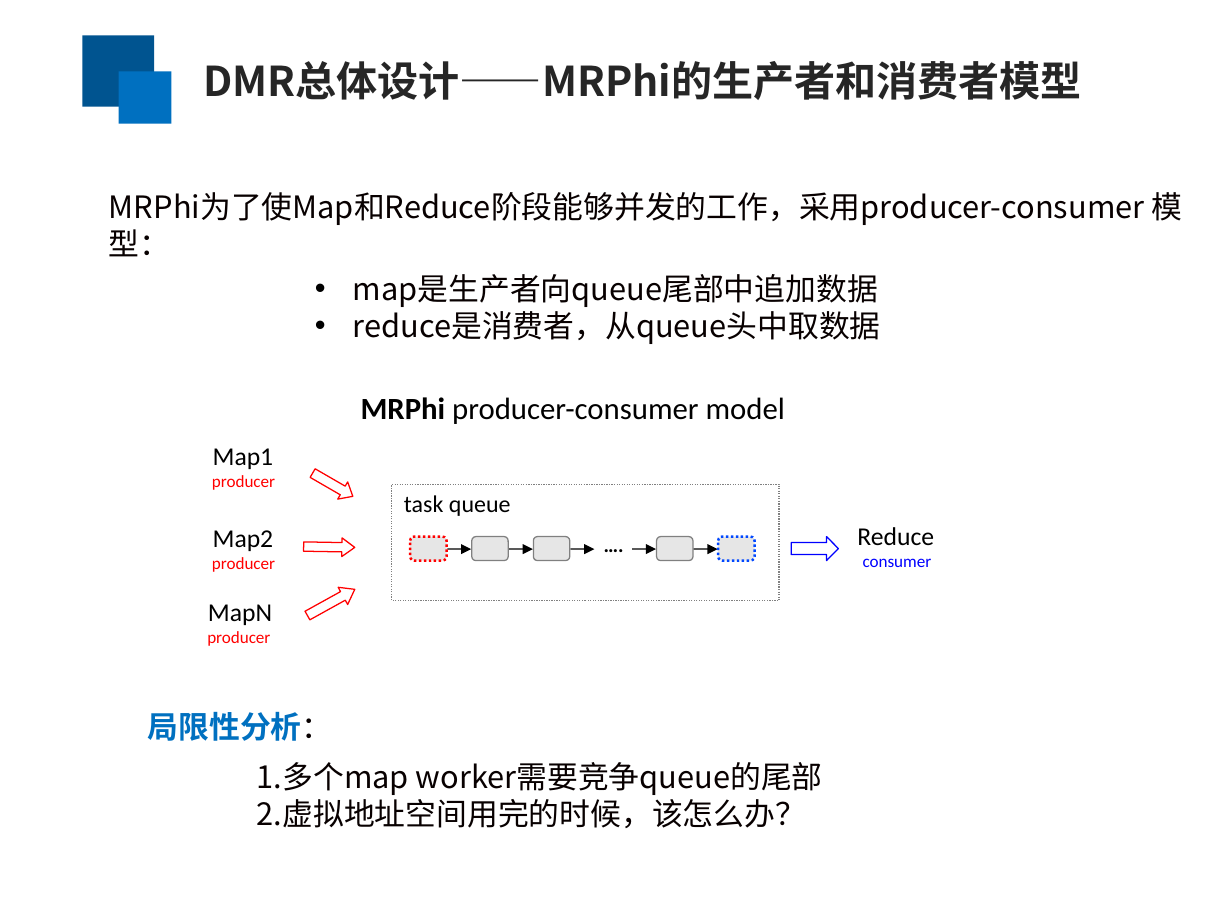
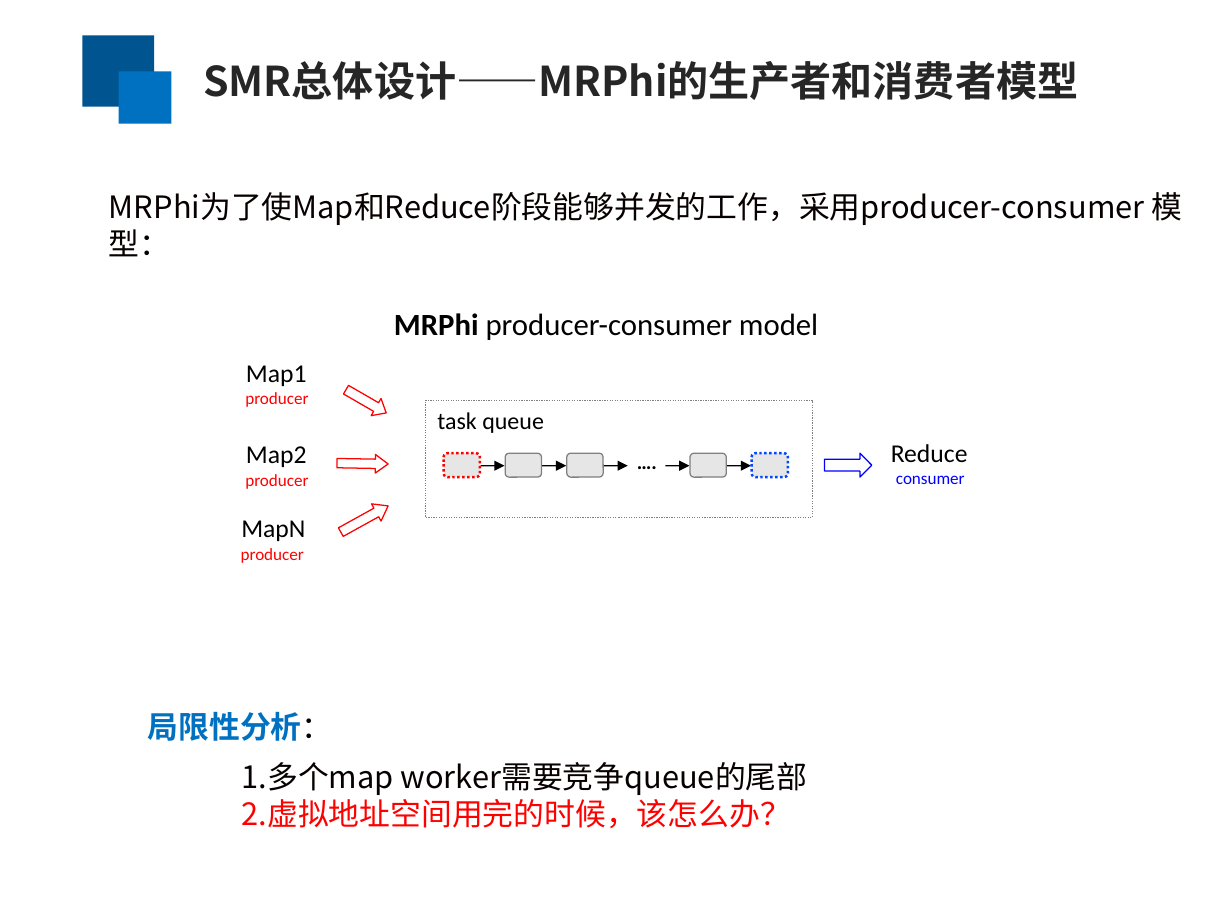
Before and after one commit to yufenyu/work, a slide deck: slide 8 of dmr_paper/paper/chinaSys-2016.ppt. Drawn at 1232x924 pixels with LibreOffice and Linux fonts; fonts in the diff are those of the drawing. Boxes give left, top, right and bottom in pixels: in the first picture for what was removed or moved away, otherwise in the second. Text is boxed around its words. In the diff, an @@ line names an element or a change of style, - is before the commit and + after.

```diff
--- a/dmr_paper/paper/chinaSys-2016.ppt
+++ b/dmr_paper/paper/chinaSys-2016.ppt
@@ text at bbox=[203, 61, 1078, 100]: text changed @@
-DMR总体设计——MRPhi的生产者和消费者模型
+SMR总体设计——MRPhi的生产者和消费者模型
@@ text removed at bbox=[353, 274, 881, 344] @@
-  • map是生产者向queue尾部中追加数据
-  • reduce是消费者，从queue头中取数据
@@ right arrow at bbox=[341, 381, 391, 422]: proportions changed; rotation 331 to 30 degrees @@
@@ 4 arrows, 1 rounded rectangle: place and size @@
-4 arrows, 1 rounded rectangle at bbox=[509, 537, 717, 561]
+4 arrows, 1 rounded rectangle at bbox=[480, 453, 690, 477]
@@ rounded rectangle: place and size @@
-rounded rectangle at bbox=[472, 537, 509, 561]
+rounded rectangle at bbox=[567, 453, 604, 477]
@@ arrow moved from (447, 549) - (471, 549) to (727, 466) - (752, 466) @@
@@ 7 texts, 3 rounded rectangles, 2 right arrows, 1 rectangle: place and size @@
-7 texts, 3 rounded rectangles, 2 right arrows, 1 rectangle at bbox=[202, 397, 936, 646]
+7 texts, 3 rounded rectangles, 2 right arrows, 1 rectangle at bbox=[235, 313, 970, 563]
@@ right arrow at bbox=[336, 497, 393, 540]: proportions changed; rotation 30 to 331 degrees @@
@@ text "1.多个map worker需要竞争queue的尾部": place and size @@
-text "1.多个map worker需要竞争queue的尾部" at bbox=[257, 762, 823, 828]
+text "1.多个map worker需要竞争queue的尾部" at bbox=[242, 762, 808, 828]
@@ text at bbox=[242, 794, 791, 828]: text colour #080000 to #FF0000 in "2.虚拟地址空间用完的时候，该怎么办？" @@
```
Also in this commit, not shown: 9 other slides changed.
